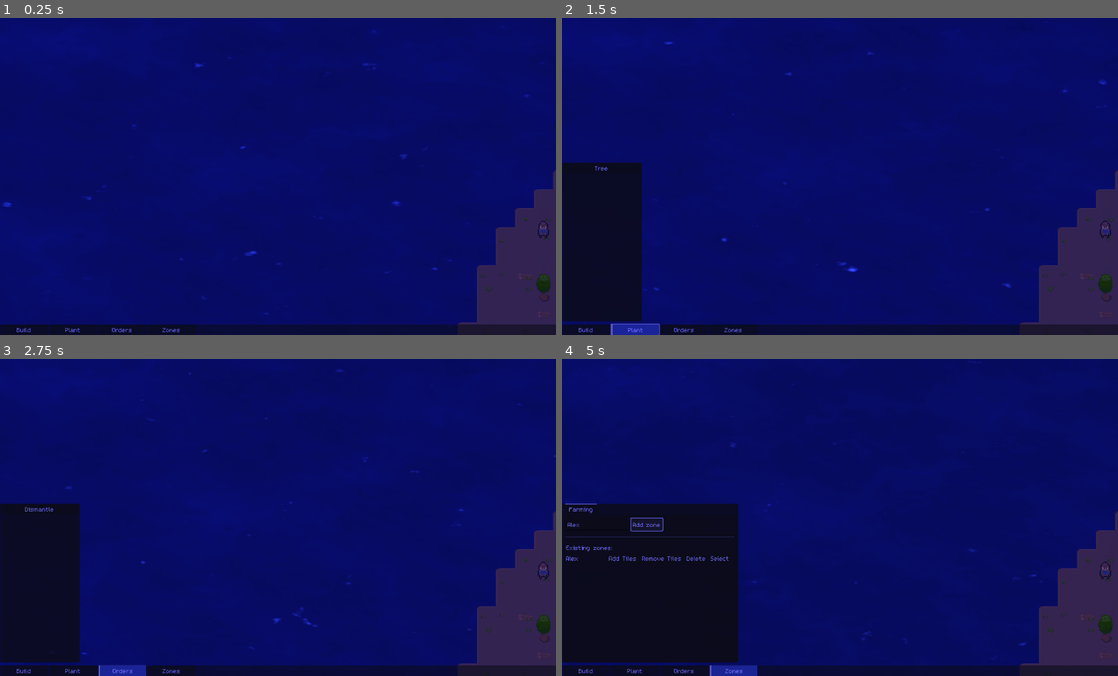
Above: before the commit, frames 1-4 (two rows, left to right).
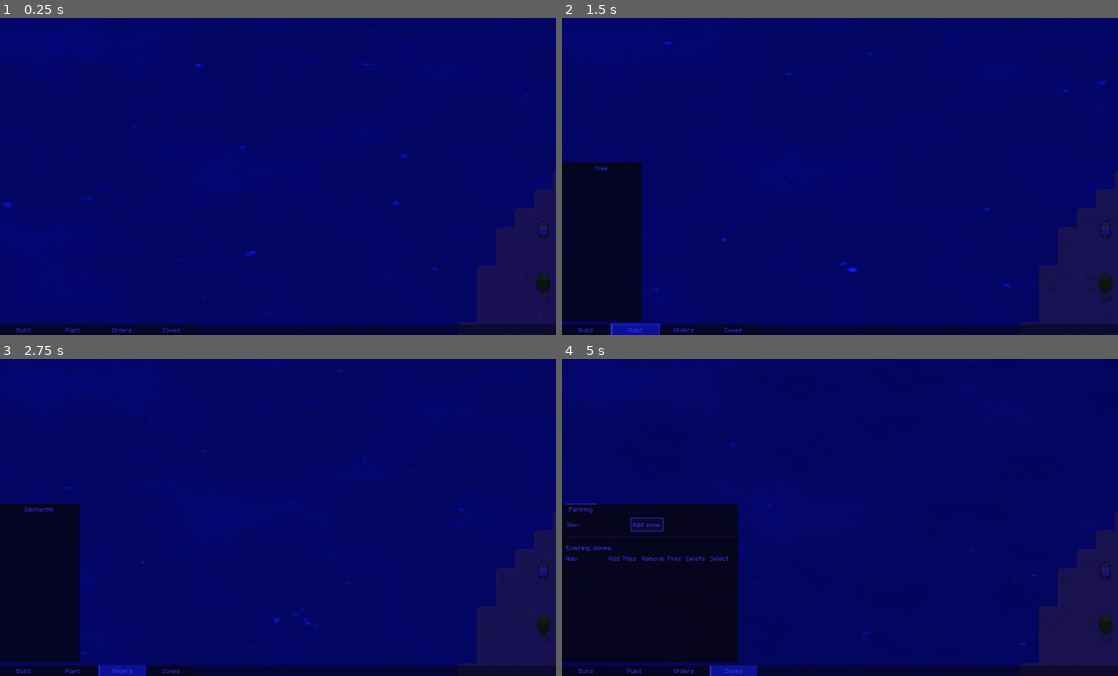
Above: after the commit, the same moments.

Repository: speakk/gnome_village
Game: Godot game, scene res://src/main.tscn
Same seed, same stepped clock (60 frames per second), same inputs: the game is played once before the commit and once after it.
Inputs (mouse positions are in pixels of both pictures, inside the frame that each line leads up to):
- Up to frame 1 (0.25 s): no input
- Up to frame 2 (1.5 s): click "Build" at 0.5 s; click "Plant" at 1.25 s
- Up to frame 3 (2.75 s): click "Orders" at 2 s
- Up to frame 4 (5 s): click "Zones" at 2.75 s; click (595, 523) at 3.52 s; type "Alex" at 3.6 s; click "Add zone" at 4.25 s

The runs differ from the first frame. In frame 1, 4.5% of the frame differs, in the area x 3-100%, y 48-100%; in frame 2, 4.5%; in frame 3, 4.5%; in frame 4, 4.7%, in the area x 0-100%, y 45-100%.

Commit message:
Make it so that camera movement isn't affacted by time scale

Diff:
--- a/src/MainCamera.gd
+++ b/src/MainCamera.gd
@@ -20,7 +20,7 @@
 		if Input.is_action_pressed("pan_camera_right"):
 			movement_vector += Vector2(1, 0)
 
-	position += movement_vector.normalized() * CAMERA_SPEED * delta
+	position += movement_vector.normalized() * CAMERA_SPEED * delta / Engine.time_scale
 
 	var view_size := get_viewport_rect().size
 	var x_offset := view_size.x / (2*zoom.x)
--- a/src/main.tscn
+++ b/src/main.tscn
@@ -12,7 +12,7 @@
 [ext_resource type="PackedScene" uid="uid://du6ros11u7s0m" path="res://src/zones/ZoneManager.tscn" id="10_dx4j4"]
 
 [sub_resource type="Curve" id="Curve_86jfl"]
-_data = [Vector2(0, 0.414894), 0.0, 0.0, 0, 0, Vector2(0.501961, 1), 0.0, 0.0, 0, 0, Vector2(1, 0.414894), 0.0, 0.0, 0, 0]
+_data = [Vector2(0, 0.197802), 0.0, 0.0, 0, 0, Vector2(0.501961, 1), 0.0, 0.0, 0, 0, Vector2(1, 0.197802), 0.0, 0.0, 0, 0]
 point_count = 3
 
 [sub_resource type="Curve" id="Curve_4l0vs"]
